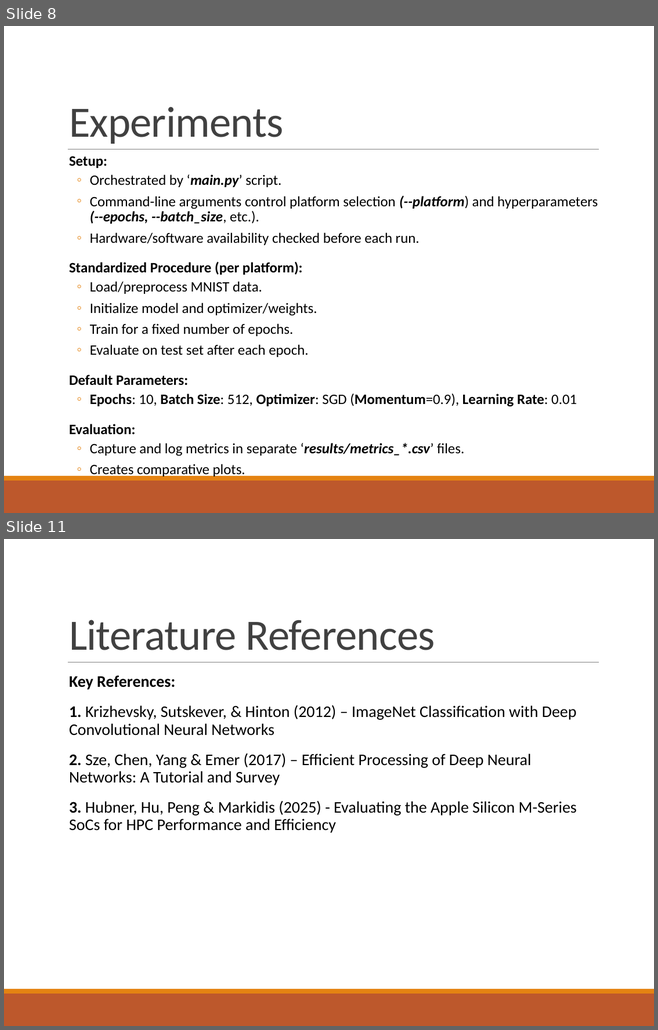
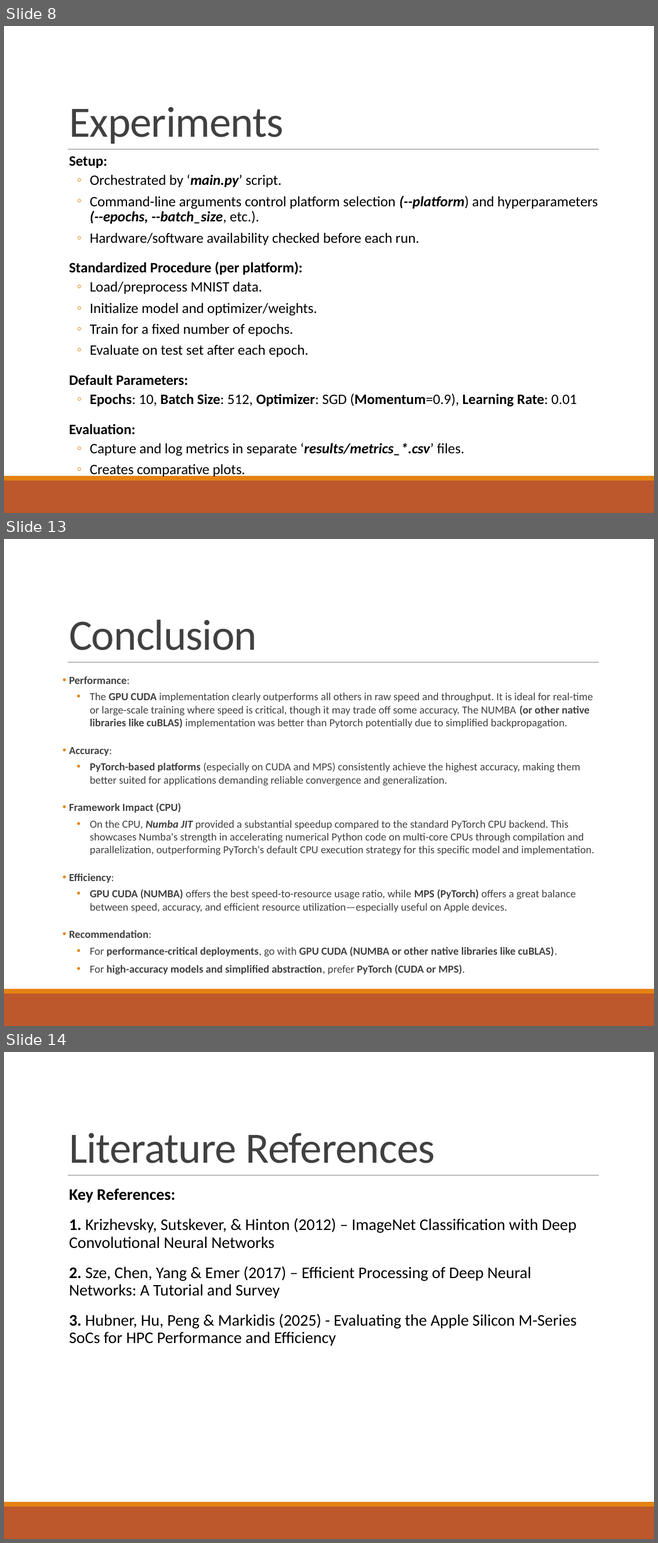
Before and after one commit to geetikak13/cnn_performance_comparison, a slide deck: Report/Group-6 Final Report.pptx. Shown one above the other, each under a label of ours: slides 8 and 11 before the commit, slides 8, 13 and 14 after it; the slides between them are not shown. The pictures are 658x1030 and 658x1543 pixels, drawn with LibreOffice and Linux fonts; fonts in the diff are those of the drawing. Boxes give left, top, right and bottom in pixels: in the first picture for what was removed or moved away, otherwise in the second. Text is boxed around its words. In the diff, an @@ line names an element or a change of style, - is before the commit and + after.

Commit message:
updated ppt

```diff
--- a/Report/Group-6 Final Report.pptx
+++ b/Report/Group-6 Final Report.pptx
@@ slide 13 added at <box>4,539,654,1026</box>, background #FFFFFF; not listed: 3 template elements that a slide beside it also shows @@
@@ title added at <box>69,620,257,650</box>, 48 pt, text #404040 @@
+Conclusion
@@ text added at <box>69,676,594,957</box>, 12 pt, text #404040 @@
+• Performance:
+  • The GPU CUDA implementation clearly outperforms all others in raw speed and throughput. It is ideal for real-time or large-scale training where speed is critical, though it may trade off some accuracy. The NUMBA (or other native libraries like cuBLAS) implementation was better than Pytorch potentially due to simplified backpropagation.
+• Accuracy:
+  • PyTorch-based platforms (especially on CUDA and MPS) consistently achieve the highest accuracy, making them better suited for applications demanding reliable convergence and generalization.
+• Framework Impact (CPU)
+  • On the CPU, Numba JIT provided a substantial speedup compared to the standard PyTorch CPU backend. This showcases Numba's strength in accelerating numerical Python code on multi-core CPUs through compilation and parallelization, outperforming PyTorch's default CPU execution strategy for this specific model and implementation.
+• Efficiency:
+  • GPU CUDA (NUMBA) offers the best speed-to-resource usage ratio, while MPS (PyTorch) offers a great balance between speed, accuracy, and efficient resource utilization—especially useful on Apple devices.
+• Recommendation:
+  • For performance-critical deployments, go with GPU CUDA (NUMBA or other native libraries like cuBLAS).
+  • For high-accuracy models and simplified abstraction, prefer PyTorch (CUDA or MPS).
@@ what was slide 11 is now slide 14 @@
```
Also in this commit, not shown: 4 other slides added, 2 slides removed.
